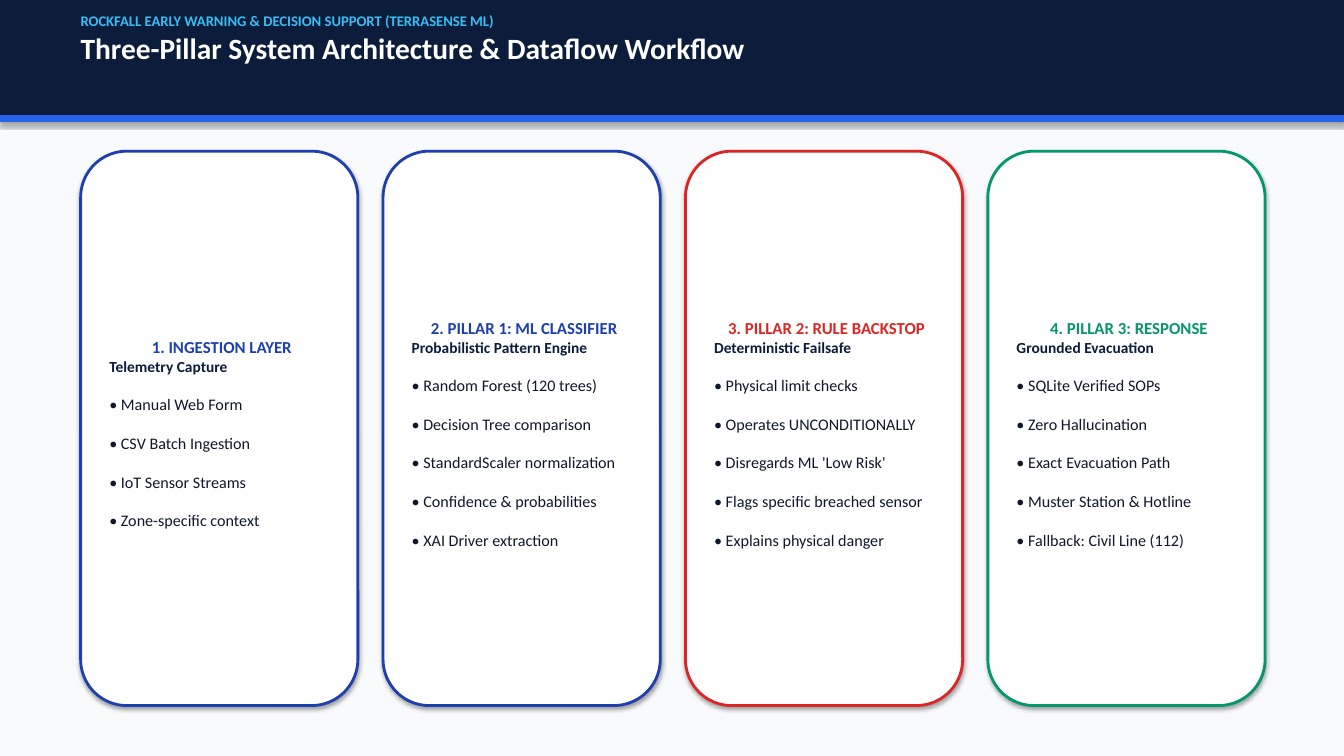
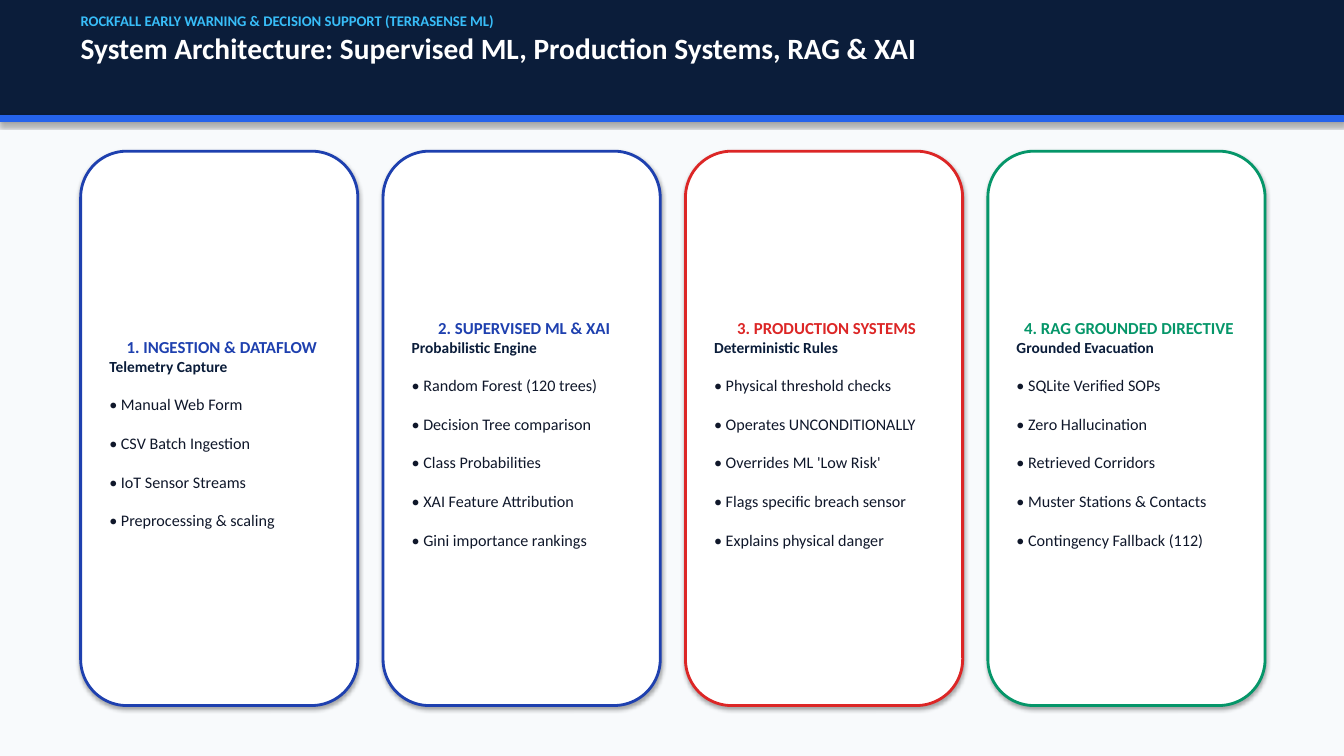
Before and after one commit to ShahidNurpasha/TerraSense-ML-Rockfall-Detection, a slide deck: slide 6 of ROCKFALL_EARLY_WARNING_PRESENTATION.pptx. Drawn at 1344x756 pixels with LibreOffice and Linux fonts; fonts in the diff are those of the drawing. Boxes give left, top, right and bottom in pixels: in the first picture for what was removed or moved away, otherwise in the second. Text is boxed around its words. In the diff, an @@ line names an element or a change of style, - is before the commit and + after.

Commit message:
Complete RAG 4/4 requirement with confirmed AI-generated responses, Copilot UI, updated report & PPT

```diff
--- a/ROCKFALL_EARLY_WARNING_PRESENTATION.pptx
+++ b/ROCKFALL_EARLY_WARNING_PRESENTATION.pptx
@@ text at (81,38,916,64): text changed @@
-Three-Pillar System Architecture & Dataflow Workflow
+System Architecture: Supervised ML, Production Systems, RAG & XAI
@@ text in rounded rectangle at (412,323,610,549): text changed @@
-2. PILLAR 1: ML CLASSIFIER
-Probabilistic Pattern Engine
-• Random Forest (120 trees)
-• Decision Tree comparison
-• StandardScaler normalization
-• Confidence & probabilities
-• XAI Driver extraction
+2. SUPERVISED ML & XAI
+Probabilistic Engine
+• Random Forest (120 trees)
+• Decision Tree comparison
+• Class Probabilities
+• XAI Feature Attribution
+• Gini importance rankings
@@ text in rounded rectangle at (714,323,916,549): text changed @@
-3. PILLAR 2: RULE BACKSTOP
-Deterministic Failsafe
-• Physical limit checks
-• Operates UNCONDITIONALLY
-• Disregards ML 'Low Risk'
-• Flags specific breached sensor
-• Explains physical danger
+3. PRODUCTION SYSTEMS
+Deterministic Rules
+• Physical threshold checks
+• Operates UNCONDITIONALLY
+• Overrides ML 'Low Risk'
+• Flags specific breach sensor
+• Explains physical danger
@@ text in rounded rectangle at (1024,323,1233,334): text changed @@
-4. PILLAR 3: RESPONSE
+4. RAG GROUNDED DIRECTIVE
@@ text in rounded rectangle at (127,342,317,353): text changed @@
-1. INGESTION LAYER
+1. INGESTION & DATAFLOW
@@ text in rounded rectangle at (1028,379,1207,549): text changed @@
-• SQLite Verified SOPs
-• Zero Hallucination
-• Exact Evacuation Path
-• Muster Station & Hotline
-• Fallback: Civil Line (112)
+• SQLite Verified SOPs
+• Zero Hallucination
+• Retrieved Corridors
+• Muster Stations & Contacts
+• Contingency Fallback (112)
@@ text in rounded rectangle at (121,399,274,529): text changed @@
-• Manual Web Form
-• CSV Batch Ingestion
-• IoT Sensor Streams
-• Zone-specific context
+• Manual Web Form
+• CSV Batch Ingestion
+• IoT Sensor Streams
+• Preprocessing & scaling
```
Also in this commit, not shown: 3 other slides changed, 11 other files.
